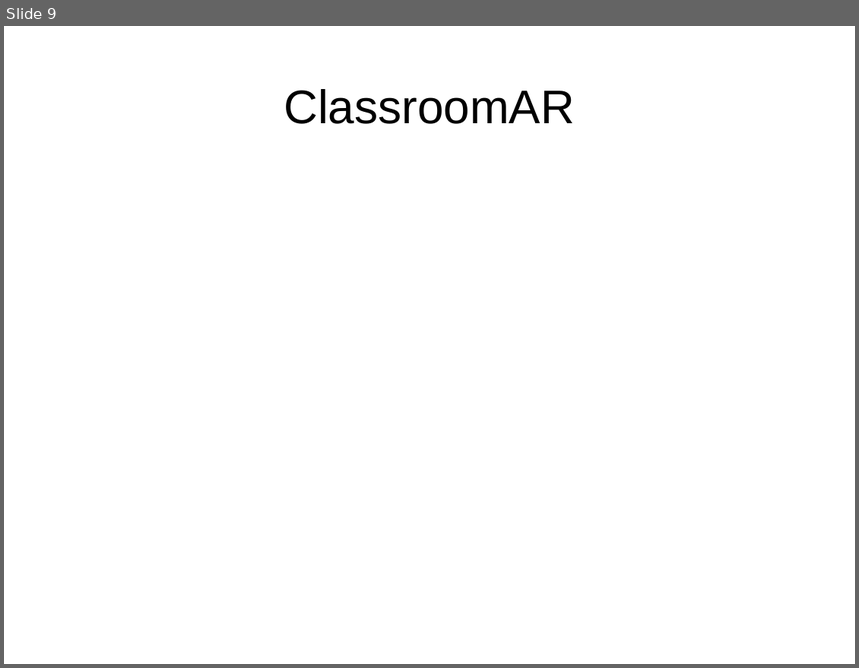
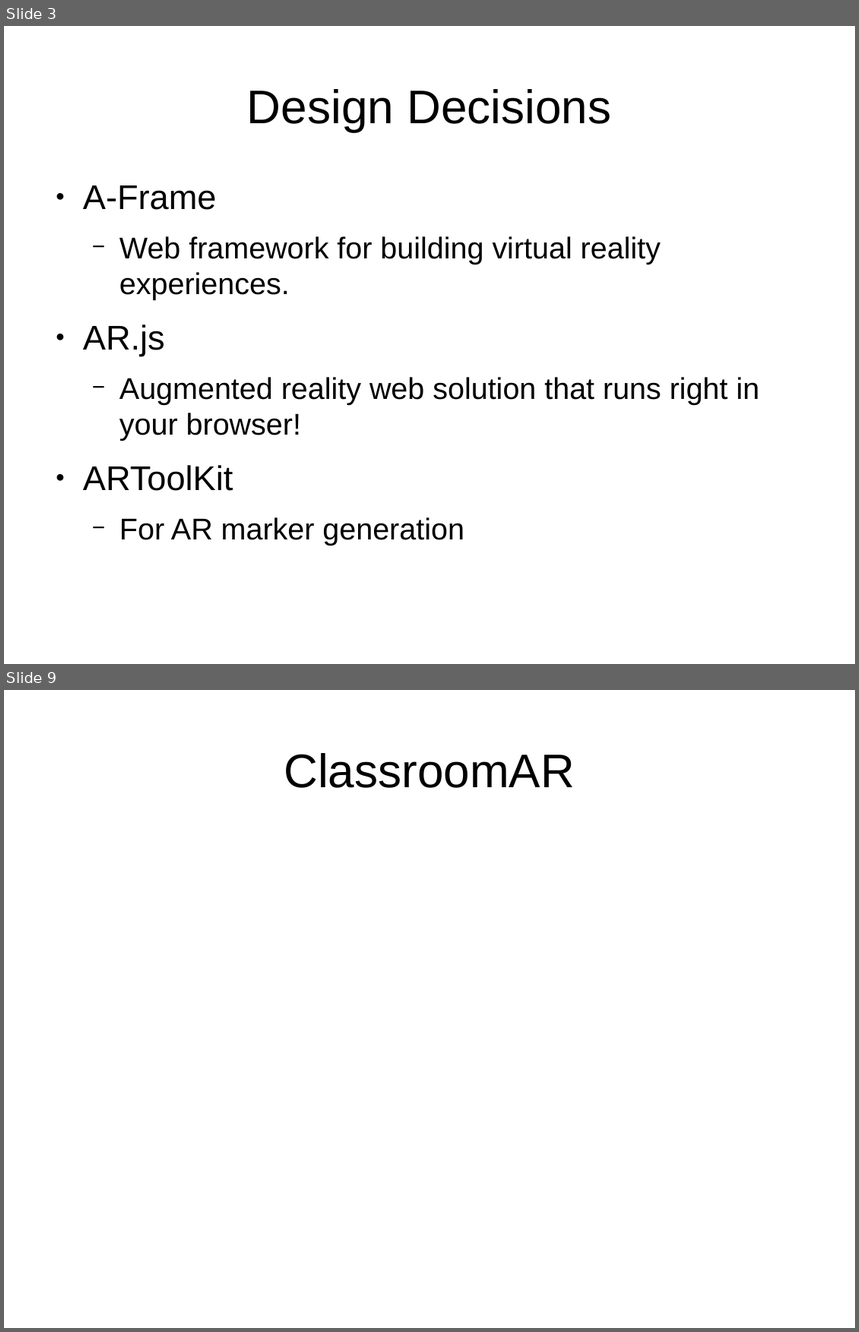
Before and after one commit to strangeprogrammer/ace, a slide deck: powerpoint/demo_presentation.odp. Shown one above the other, each under a label of ours: slide 9 before the commit, slides 3 and 9 after it; the slides between them are not shown. The pictures are 859x668 and 859x1332 pixels, drawn with LibreOffice and Linux fonts; fonts in the diff are those of the drawing. Boxes give left, top, right and bottom in pixels: in the first picture for what was removed or moved away, otherwise in the second. Text is boxed around its words. In the diff, an @@ line names an element or a change of style, - is before the commit and + after.

```diff
--- a/powerpoint/demo_presentation.odp
+++ b/powerpoint/demo_presentation.odp
@@ slide 3 added at [4, 26, 855, 664], background #FFFFFF @@
@@ title added at [247, 89, 611, 132], 44 pt, text #000000 @@
+Design Decisions
@@ text added at [83, 186, 760, 546], 28 pt, text #000000 @@
+● A-Frame
+  − Web framework for building virtual reality experiences.
+● AR.js
+  − Augmented reality web solution that runs right in your browser!
+● ARToolKit
+  − For AR marker generation
```
Also in this commit, not shown: 1 slide changed, 1 other slide added, 2 slides removed, 4 other files.
